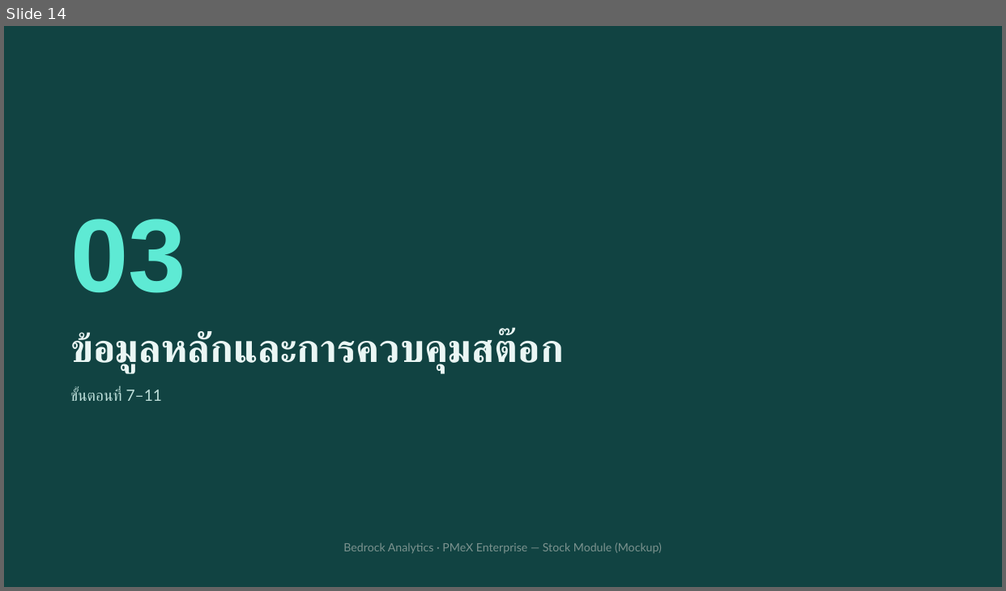
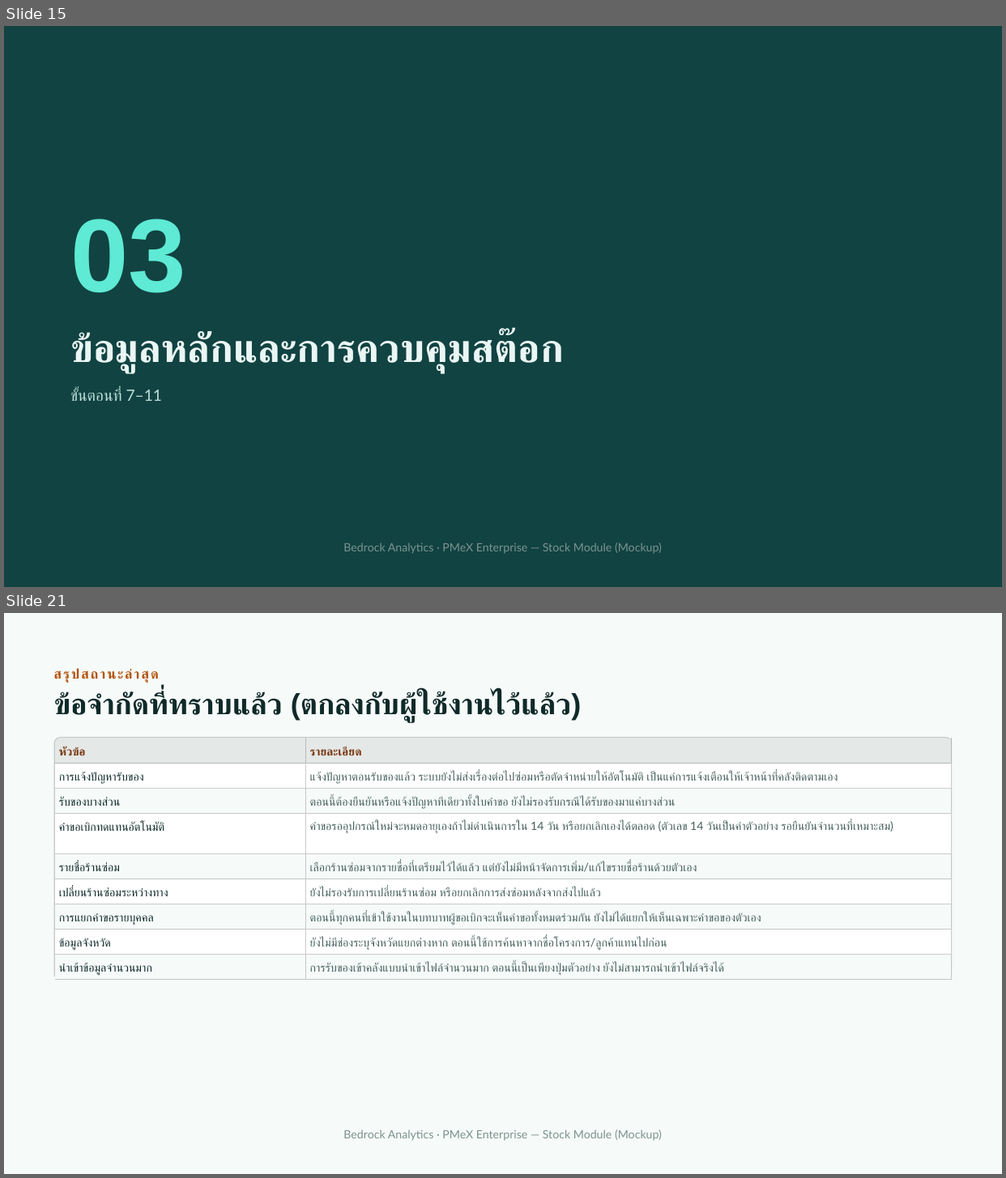
Before and after one commit to LaddaK-Bedrocks/ASSET_STOCK, a slide deck: PMeX Stock Module — Mockup Presentation.pptx. Shown one above the other, each under a label of ours: slide 14 before the commit, slides 15 and 21 after it; the slides between them are not shown. The pictures are 1006x591 and 1006x1178 pixels, drawn with LibreOffice and Linux fonts; fonts in the diff are those of the drawing. Boxes give left, top, right and bottom in pixels: in the first picture for what was removed or moved away, otherwise in the second. Text is boxed around its words. In the diff, an @@ line names an element or a change of style, - is before the commit and + after.

```diff
--- a/PMeX Stock Module — Mockup Presentation.pptx
+++ b/PMeX Stock Module — Mockup Presentation.pptx
@@ slide 21 added at (4,613,1002,1174), background #F6FAF9 @@
@@ text added at (151,671,159,679), 13 pt, text #B45309, bold @@
+สรุปสถานะล่าสุด
@@ title added at (54,692,582,722), 28 pt, text #0F2A29, bold @@
+ข้อจำกัดที่ทราบแล้ว (ตกลงกับผู้ใช้งานไว้แล้ว)
@@ freeform shape added at (54,737,953,981), fill #DCE7E5 @@
@@ freeform shape added at (54,737,953,981), fill #141413 at 22% opacity @@
@@ freeform shape added at (55,738,952,763), fill #E4E8E7 @@
@@ table added at (55,738,951,979), 9 rows, 2 columns @@
+หัวข้อ | รายละเอียด
+การแจ้งปัญหารับของ | แจ้งปัญหาตอนรับของแล้ว ระบบยังไม่ส่งเรื่องต่อไปซ่อมหรือตัดจำหน่ายให้อัตโนมัติ เป็นแค่การแจ้งเตือนให้เจ้าหน้าที่คลังติดตามเอง
+รับของบางส่วน | ตอนนี้ต้องยืนยันหรือแจ้งปัญหาทีเดียวทั้งใบคำขอ ยังไม่รองรับกรณีได้รับของมาแค่บางส่วน
+คำขอเบิกทดแทนอัตโนมัติ | คำขอรออุปกรณ์ใหม่จะหมดอายุเองถ้าไม่ดำเนินการใน 14 วัน หรือยกเลิกเองได้ตลอด (ตัวเลข 14 วันเป็นค่าตัวอย่าง รอยืนยันจำนวนที่เหมาะสม)
+รายชื่อร้านซ่อม | เลือกร้านซ่อมจากรายชื่อที่เตรียมไว้ได้แล้ว แต่ยังไม่มีหน้าจัดการเพิ่ม/แก้ไขรายชื่อร้านด้วยตัวเอง
+เปลี่ยนร้านซ่อมระหว่างทาง | ยังไม่รองรับการเปลี่ยนร้านซ่อม หรือยกเลิกการส่งซ่อมหลังจากส่งไปแล้ว
+การแยกคำขอรายบุคคล | ตอนนี้ทุกคนที่เข้าใช้งานในบทบาทผู้ขอเบิกจะเห็นคำขอทั้งหมดร่วมกัน ยังไม่ได้แยกให้เห็นเฉพาะคำขอของตัวเอง
+ข้อมูลจังหวัด | ยังไม่มีช่องระบุจังหวัดแยกต่างหาก ตอนนี้ใช้การค้นหาจากชื่อโครงการ/ลูกค้าแทนไปก่อน
+นำเข้าข้อมูลจำนวนมาก | การรับของเข้าคลังแบบนำเข้าไฟล์จำนวนมาก ตอนนี้เป็นเพียงปุ่มตัวอย่าง ยังไม่สามารถนำเข้าไฟล์จริงได้
@@ text added at (343,1130,662,1140), 11 pt, text #7C938F @@
+Bedrock Analytics · PMeX Enterprise — Stock Module (Mockup)
@@ what was slide 14 is now slide 15 @@
```
Also in this commit, not shown: 14 slides changed, 3 other slides added, 3 slides removed, 4 other files.
